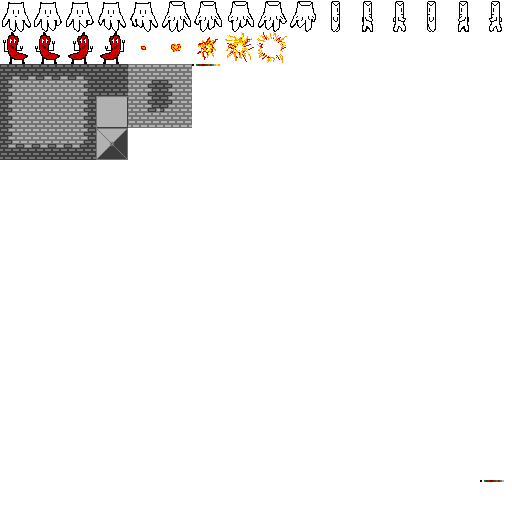
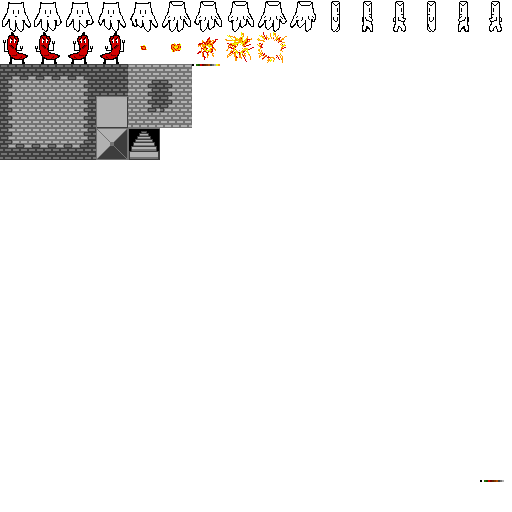
Two versions of the same layered image (512 × 512). Layer-by-layer changes:
painted on "walls" over [128, 128, 160, 160]
